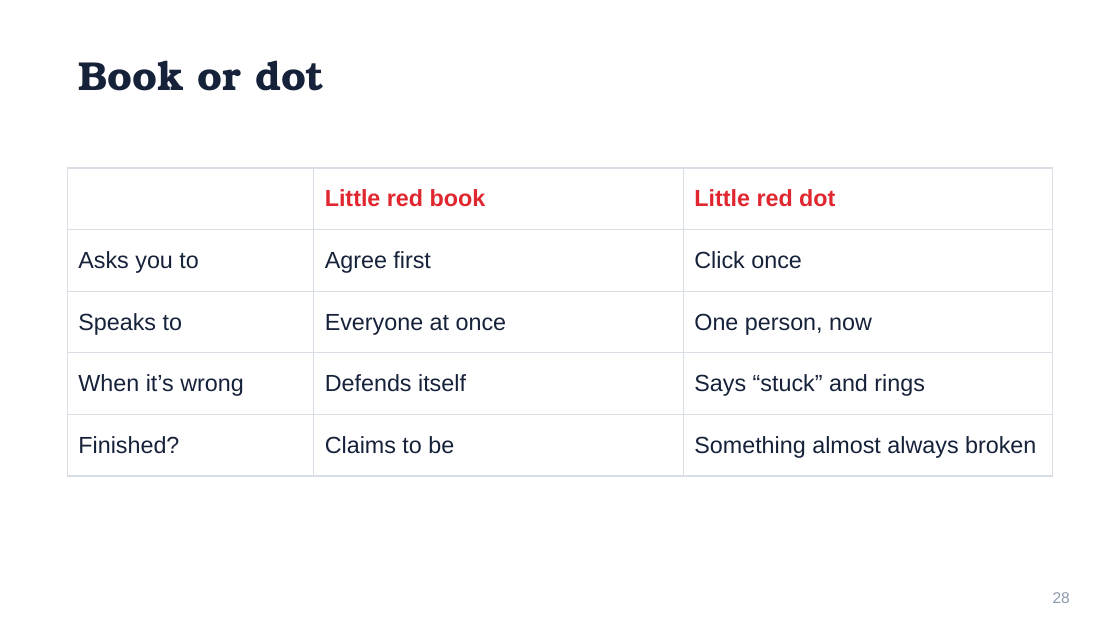
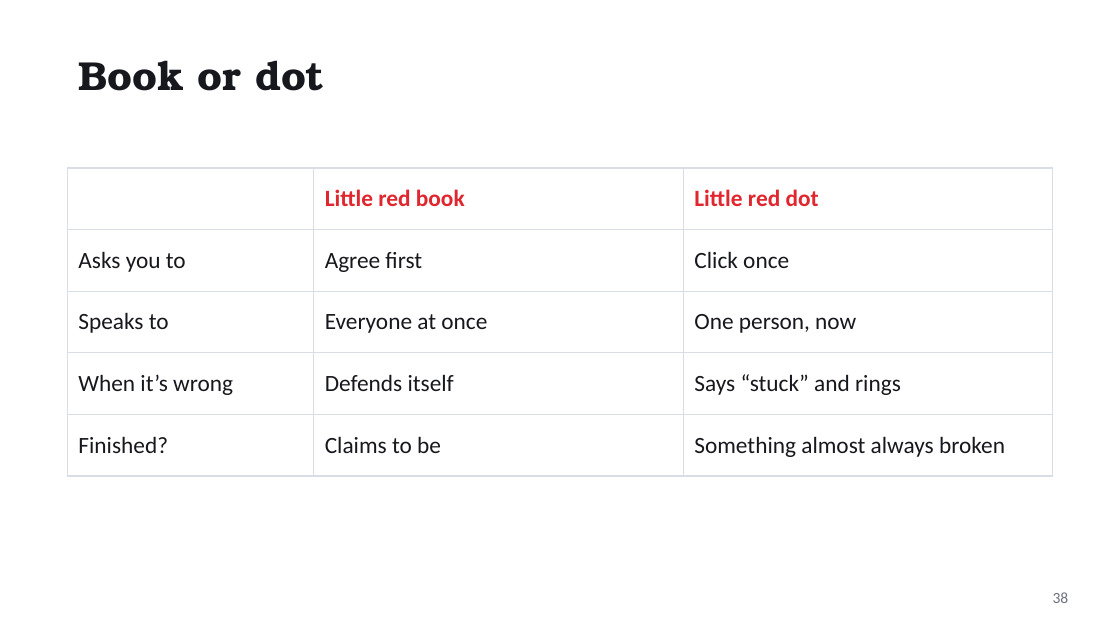
Before and after one commit to asaaab/asaaab.com, a slide deck: slide 38 of whimzmaxx/decks/The-Diary.pptx (slide 28 before the commit). Drawn at 1120x630 pixels with LibreOffice and Linux fonts; fonts in the diff are those of the drawing. Boxes give left, top, right and bottom in pixels: in the first picture for what was removed or moved away, otherwise in the second. Text is boxed around its words. In the diff, an @@ line names an element or a change of style, - is before the commit and + after.

```diff
--- a/whimzmaxx/decks/The-Diary.pptx
+++ b/whimzmaxx/decks/The-Diary.pptx
@@ title "Book or dot" at <box>78,60,324,91</box>: text colour #16213A to #17181D @@
@@ table at <box>67,168,1053,461</box> @@
@@ font Arial to Calibri @@
@@ text colour #16213A to #17181D in "Asks you to", "Agree first", "Click once", "Speaks to" and 8 more places @@
@@ page number at <box>1053,592,1069,603</box>: text changed; font Arial to Calibri; text colour #8C98AE to #6C7280 @@
-28
+38
```
Also in this commit, not shown: 34 other slides changed, 10 slides added, 2 other files.
